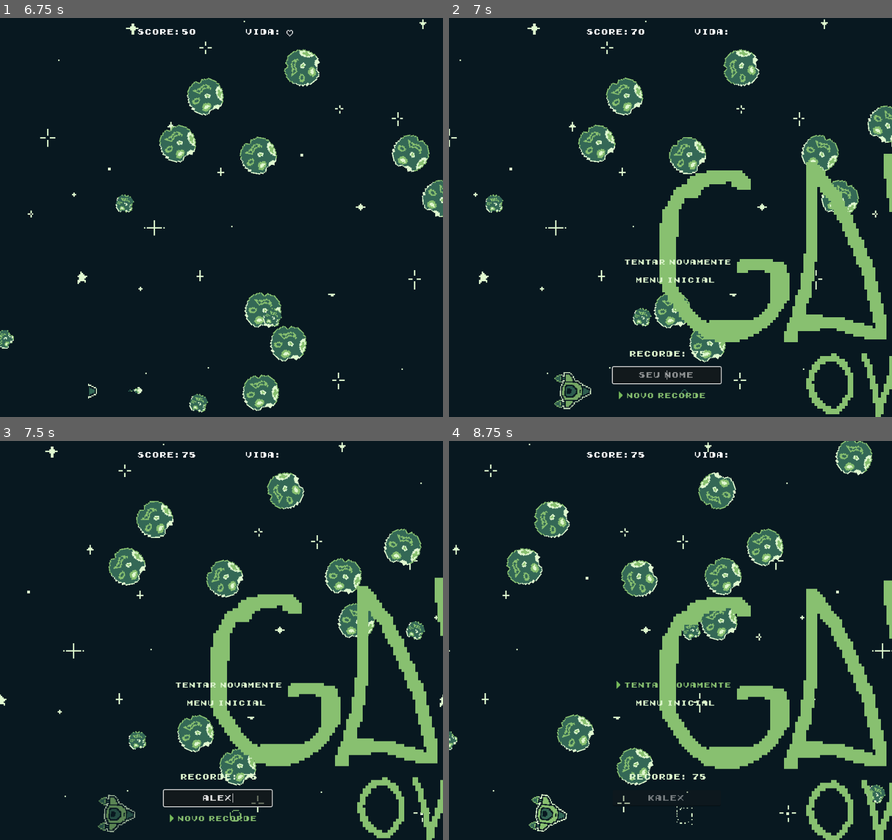
Above: before the commit, frames 1-4 (two rows, left to right).
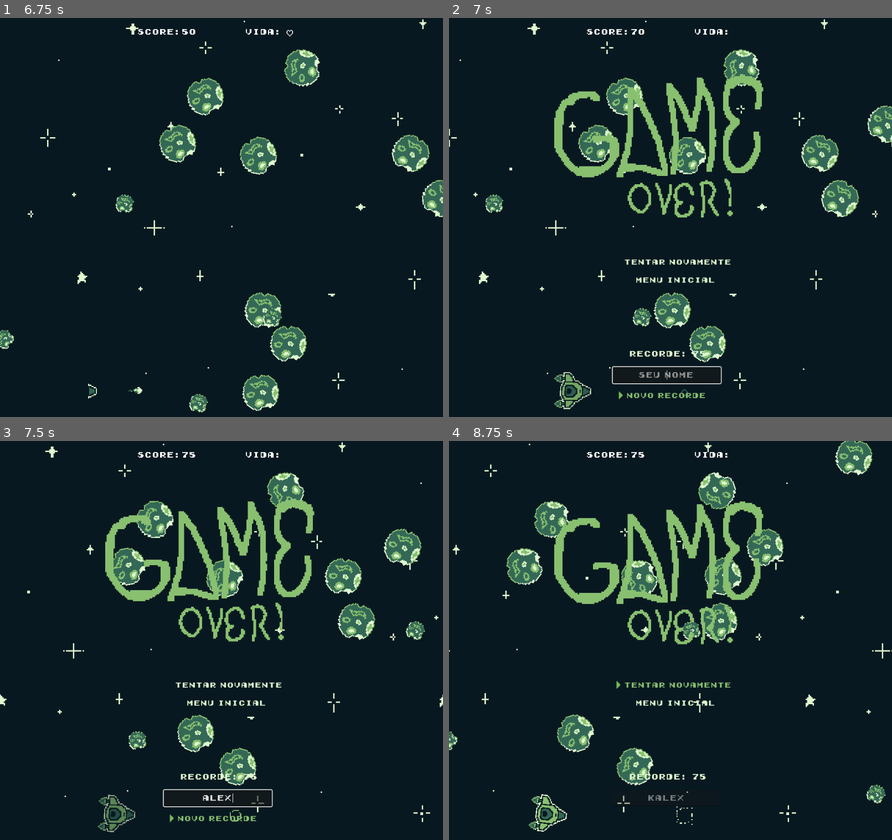
Above: after the commit, the same moments.

Repository: kawasousa/NavineaInfinity
Game: Godot game, scene res://scenes/start_menu.tscn
Same seed, same stepped clock (60 frames per second), same inputs: the game is played once before the commit and once after it.
Inputs (mouse positions are in pixels of both pictures, inside the frame that each line leads up to):
- Up to frame 1 (6.75 s): click "Novo Jogo" at 0.5 s; tap Enter (ui_accept) at 1.25, 1.52, 2.27, 3.77, 4.52, 5.27 s; hold Right (ui_right) 1.28-2.03 s; tap K (shoot) every 0.75 s from 1.35 to 6.6 s; hold Down (ui_down) 2.03-2.78 s; hold Right (ui_right) 2.78-3.53 s; hold Up (ui_up) 3.53-4.28 s; hold Left (ui_left) 4.28-5.78 s; hold Down (ui_down) 5.78-6.53 s; hold Right (ui_right) from 6.53 s (still down)
- Up to frame 2 (7 s): keep holding Right (ui_right); tap Enter (ui_accept) at 6.77 s
- Up to frame 3 (7.5 s): release Right (ui_right) at 7.25 s; click (217, 800) at 7.27 s; type "Alex" at 7.35 s
- Up to frame 4 (8.75 s): hold Up (ui_up) from 8.03 s (still down); tap K (shoot) at 8.1 s; tap Enter (ui_accept) at 8.27 s

Frame 1 is identical in both runs. In frame 2, 11% of the frame differs, in the area x 23-100%, y 14-100%; in frame 3, 12%; in frame 4, 12%.

Commit message:
feat: tutorial updated

Diff:
--- a/Navinea Infinity/scenes/game_over_menu.tscn
+++ b/Navinea Infinity/scenes/game_over_menu.tscn
@@ -75,8 +75,7 @@
 anchor_right = 1.0
 anchor_bottom = 1.0
 offset_top = -6.134
-offset_right = 960.0
-offset_bottom = 857.866
+offset_bottom = -6.13397
 grow_horizontal = 2
 grow_vertical = 2
 texture = ExtResource("2_v5y55")
@@ -90,10 +89,9 @@
 [node name="VBoxContainer" type="VBoxContainer" parent="."]
 offset_left = 363.0
 offset_top = 519.0
-offset_right = 596.0
+offset_right = 614.0
 offset_bottom = 577.0
 theme_override_constants/separation = 20
-alignment = 1
 
 [node name="restart" type="Button" parent="VBoxContainer"]
 layout_mode = 2
@@ -135,9 +133,11 @@
 grow_horizontal = 2
 grow_vertical = 2
 theme = SubResource("Theme_3g51q")
+theme_override_constants/minimum_character_width = 3
 theme_override_fonts/font = ExtResource("4_054d1")
 alignment = 1
 max_length = 10
+shortcut_keys_enabled = false
 middle_mouse_paste_enabled = false
 selecting_enabled = false
 drag_and_drop_selection_enabled = false
--- a/Navinea Infinity/scenes/level.tscn
+++ b/Navinea Infinity/scenes/level.tscn
@@ -46,10 +46,10 @@
 
 [node name="hud" parent="Canvas" instance=ExtResource("5_3248w")]
 
+[node name="tutorial" parent="Canvas" instance=ExtResource("7_eedix")]
+
 [node name="game_over_menu" parent="Canvas" instance=ExtResource("7_xl6ra")]
 visible = false
-
-[node name="tutorial" parent="." instance=ExtResource("7_eedix")]
 
 [node name="explosion_group" type="Node2D" parent="."]
 
